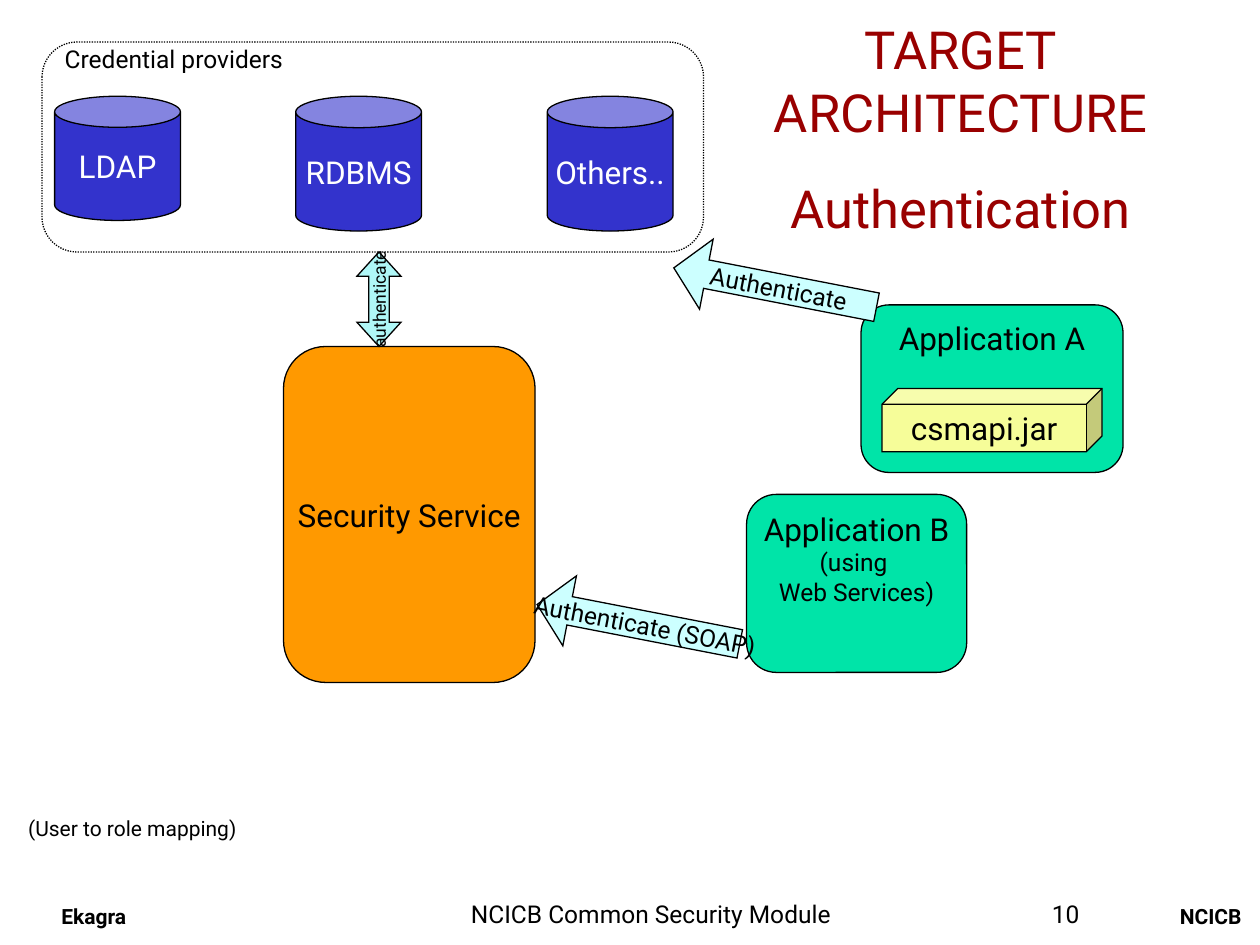
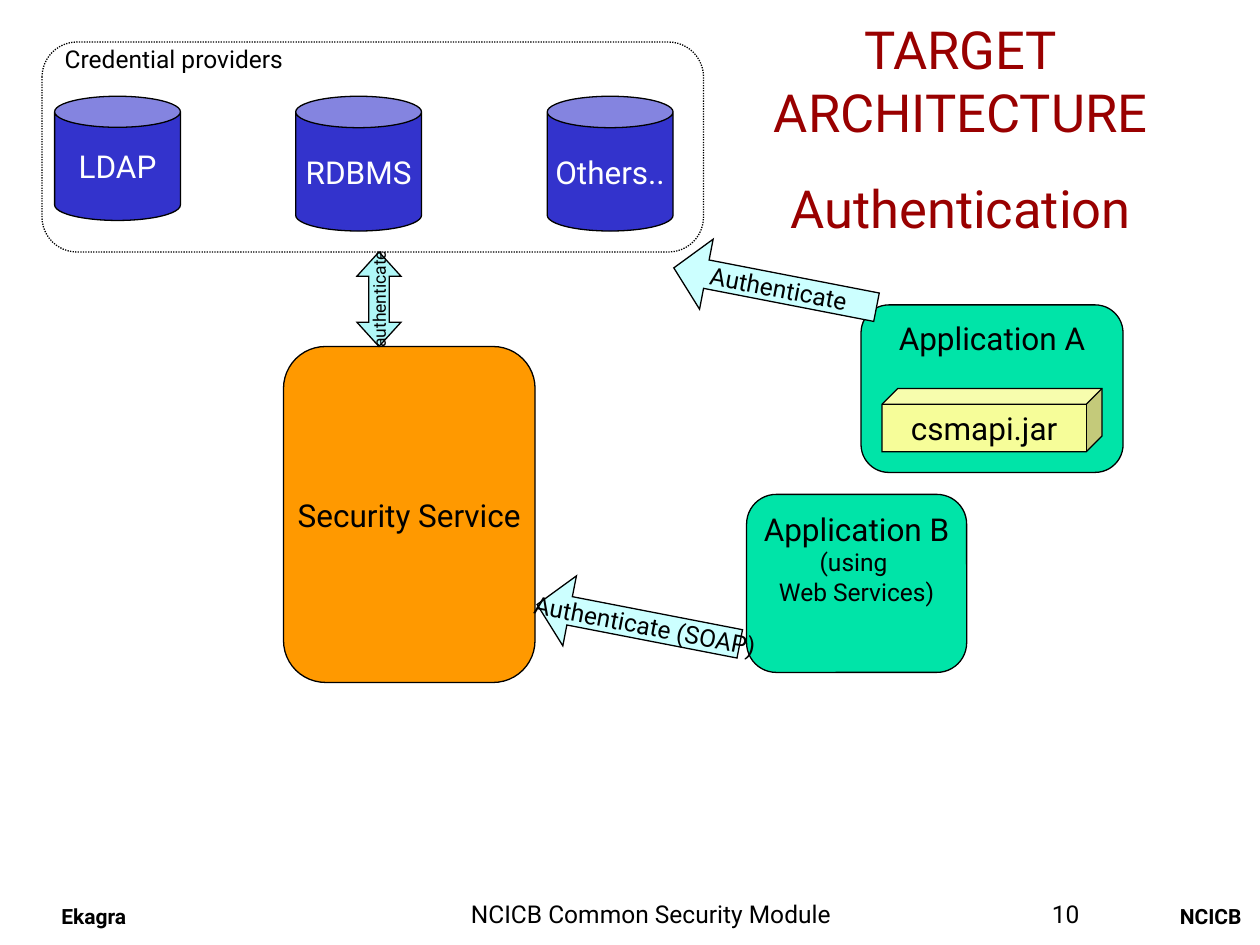
Before and after one commit to CBIIT/common-security-module-docs, a slide deck: slide 10 of CSM_Presentation.ppt. Drawn at 1260x945 pixels with LibreOffice and Linux fonts; fonts in the diff are those of the drawing; background and template pictures are left out. Boxes give left, top, right and bottom in pixels: in the first picture for what was removed or moved away, otherwise in the second. Text is boxed around its words. In the diff, an @@ line names an element or a change of style, - is before the commit and + after.

```diff
--- a/CSM_Presentation.ppt
+++ b/CSM_Presentation.ppt
@@ text removed at <box>28,819,236,841</box> @@
-(User to role mapping)
```
Also in this commit, not shown: 1 other slide changed.
